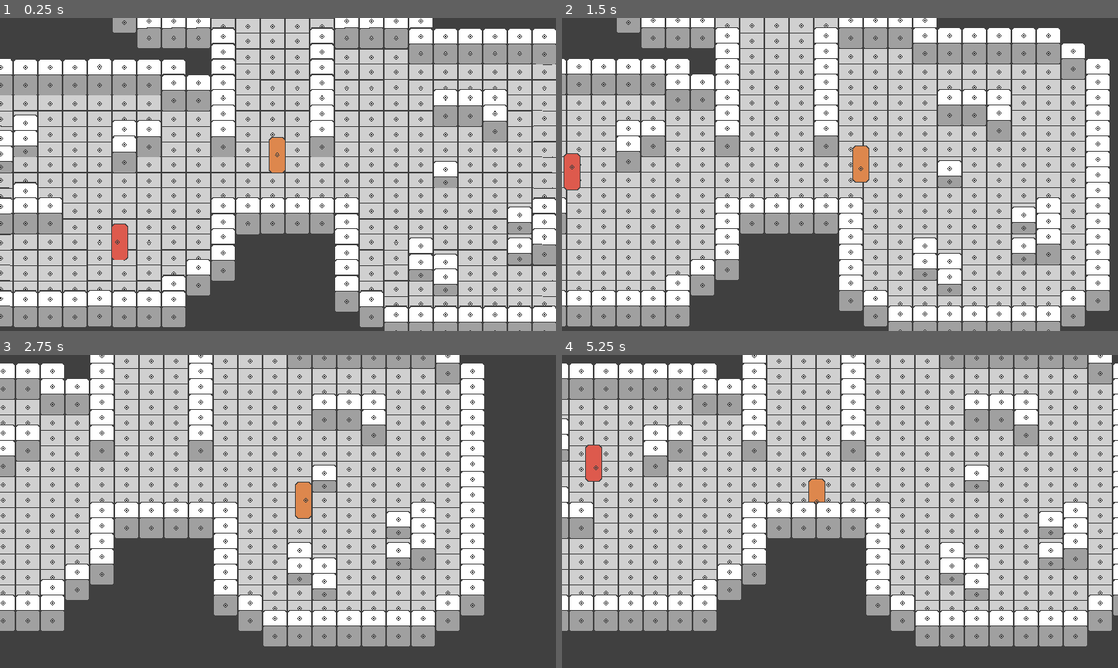
Above: before the commit, frames 1-4 (two rows, left to right).
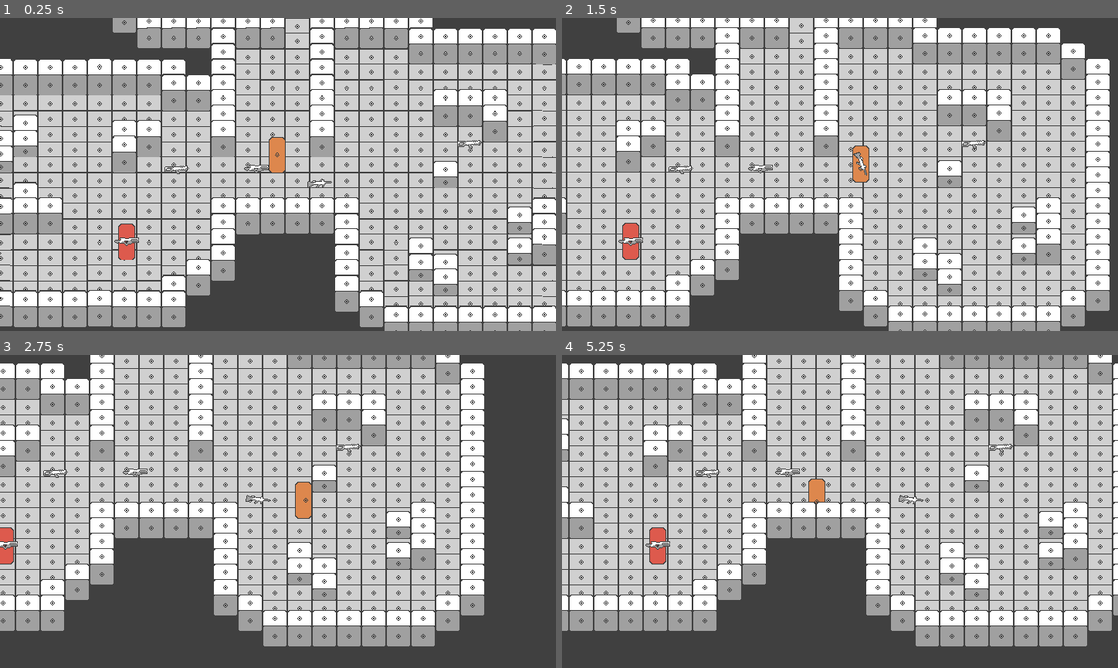
Above: after the commit, the same moments.

Repository: YugamiShinku/space_defender
Game: Godot game, scene res://scenes/level/white_box.tscn
The game is run twice, just before and just after one commit, with the same random seed, the same clock (stepped at 60 frames per second) and the same inputs.
Inputs:
- Up to frame 1 (0.25 s): no input
- Up to frame 2 (1.5 s): hold D (move_right) 0.53-1.28 s; hold G (drop) 0.53-1.28 s; tap E (equip) at 0.8, 1.35 s; hold S (move_down) from 1.28 s (still down)
- Up to frame 3 (2.75 s): tap Space (shoot) at 1.55 s; release S (move_down) at 2.03 s; hold D (move_right) from 2.03 s (still down); hold Space (shoot) from 2.03 s (still down); tap G (drop) at 2.3 s
- Up to frame 4 (5.25 s): release D (move_right) at 2.78 s; release Space (shoot) at 2.78 s; hold W (move_up) 2.78-3.53 s; tap G (drop) at 2.85, 4.55 s; tap E (equip) at 3.05 s; hold E (equip) 3.53-4.28 s; hold A (move_left) 3.53-5.03 s; tap Space (shoot) at 3.8, 4.35 s; hold S (move_down) from 5.03 s (still down); hold Q (switch) from 5.03 s (still down)

The runs differ from the first frame. In frame 1, 1.7% of the frame differs, in the area x 0-87%, y 0-78%; in frame 2, 2.0%, in the area x 0-77%, y 0-78%; in frame 3, 0.6%; in frame 4, 1.0%.

Commit message:
raycast for pickup; detection; aim

Diff:
--- a/scenes/actor/enemy/enemy.tscn
+++ b/scenes/actor/enemy/enemy.tscn
@@ -390,7 +390,7 @@
 radius = 50.0
 
 [sub_resource type="CircleShape2D" id="CircleShape2D_eathr"]
-radius = 150.0
+radius = 200.0
 
 [sub_resource type="CapsuleShape2D" id="CapsuleShape2D_q2h73"]
 height = 46.0
@@ -402,11 +402,12 @@
 weapon_position = NodePath("Marker2D (Weapon)")
 weapon_detector = NodePath("Area2D (Pickup)")
 enemy_detector = NodePath("Area2D (Detector)")
+movement_speed = 100.0
 
 [node name="NavigationAgent2D" type="NavigationAgent2D" parent="."]
+avoidance_enabled = true
 
 [node name="CollisionShape2D" type="CollisionShape2D" parent="."]
-visible = false
 position = Vector2(0, -10)
 rotation = 1.5708
 shape = SubResource("CapsuleShape2D_4mfkd")
@@ -434,29 +435,39 @@
 [node name="Marker2D (Weapon)" type="Marker2D" parent="."]
 position = Vector2(0, -24)
 
-[node name="VisionRays" type="Node2D" parent="."]
-
-[node name="Area2D (Pickup)" type="Area2D" parent="."]
+[node name="RayCast2D (Pickup)" type="RayCast2D" parent="."]
+position = Vector2(0, -18)
+target_position = Vector2(0, 0)
+
+[node name="Area2D (Pickup)" type="Area2D" parent="." node_paths=PackedStringArray("ray_cast")]
 collision_layer = 0
 collision_mask = 8
 monitorable = false
 script = ExtResource("5_qtsib")
+ray_cast = NodePath("../RayCast2D (Pickup)")
 
 [node name="CollisionShape2D" type="CollisionShape2D" parent="Area2D (Pickup)"]
 position = Vector2(0, -24)
 shape = SubResource("CircleShape2D_khmag")
 
-[node name="Area2D (Detector)" type="Area2D" parent="."]
+[node name="RayCast2D (Detector)" type="RayCast2D" parent="."]
+position = Vector2(0, -18)
+target_position = Vector2(0, 0)
+
+[node name="Area2D (Detector)" type="Area2D" parent="." node_paths=PackedStringArray("ray_cast")]
+visible = false
 collision_layer = 0
 collision_mask = 2
 monitorable = false
 script = ExtResource("5_qtsib")
+ray_cast = NodePath("../RayCast2D (Detector)")
 
 [node name="CollisionShape2D" type="CollisionShape2D" parent="Area2D (Detector)"]
 position = Vector2(0, -24)
 shape = SubResource("CircleShape2D_eathr")
 
 [node name="Area2D (Hit Box)" type="Area2D" parent="."]
+visible = false
 collision_layer = 16
 collision_mask = 0
 
--- a/scenes/actor/player/player.tscn
+++ b/scenes/actor/player/player.tscn
@@ -445,27 +445,39 @@
 
 [node name="AudioListener2D" type="AudioListener2D" parent="."]
 
-[node name="Area2D (Pickup)" type="Area2D" parent="."]
+[node name="RayCast2D (Pickup)" type="RayCast2D" parent="."]
+position = Vector2(0, -15)
+target_position = Vector2(0, 0)
+
+[node name="Area2D (Pickup)" type="Area2D" parent="." node_paths=PackedStringArray("ray_cast")]
 collision_layer = 0
 collision_mask = 8
 monitorable = false
 script = ExtResource("6_45651")
+ray_cast = NodePath("../RayCast2D (Detector)")
 
 [node name="CollisionShape2D" type="CollisionShape2D" parent="Area2D (Pickup)"]
 position = Vector2(0, -24)
 shape = SubResource("CircleShape2D_3mip4")
 
-[node name="Area2D (Detector)" type="Area2D" parent="."]
+[node name="RayCast2D (Detector)" type="RayCast2D" parent="."]
+position = Vector2(0, -15)
+target_position = Vector2(0, 0)
+
+[node name="Area2D (Detector)" type="Area2D" parent="." node_paths=PackedStringArray("ray_cast")]
+visible = false
 collision_layer = 0
 collision_mask = 4
 monitorable = false
 script = ExtResource("6_45651")
+ray_cast = NodePath("../RayCast2D (Detector)")
 
 [node name="CollisionShape2D" type="CollisionShape2D" parent="Area2D (Detector)"]
 position = Vector2(0, -24)
 shape = SubResource("CircleShape2D_385dm")
 
 [node name="Area2D (Hit Box)" type="Area2D" parent="."]
+visible = false
 collision_layer = 16
 collision_mask = 0
 
--- a/scenes/level/white_box.tscn
+++ b/scenes/level/white_box.tscn
@@ -1,18 +1,17 @@
-[gd_scene load_steps=10 format=4 uid="uid://bdf8lrfvpdl88"]
+[gd_scene load_steps=9 format=4 uid="uid://bdf8lrfvpdl88"]
 
 [ext_resource type="TileSet" uid="uid://d2gtfu8hufh0j" path="res://tilesets/floor_tileset.tres" id="1_0pk08"]
 [ext_resource type="TileSet" uid="uid://w1fmige5xhdu" path="res://tilesets/wall_tileset.tres" id="2_4basl"]
 [ext_resource type="PackedScene" uid="uid://cwag33x4rk4mh" path="res://scenes/actor/player/player.tscn" id="3_5kadq"]
 [ext_resource type="PackedScene" uid="uid://bp0ocsulst6fr" path="res://scenes/actor/enemy/enemy.tscn" id="4_gsknb"]
-[ext_resource type="Script" uid="uid://cs41wxl0u4rjr" path="res://scripts/utils/navigation_region_2d_generator.gd" id="5_b1myy"]
 [ext_resource type="PackedScene" uid="uid://crq8j7te7os34" path="res://scenes/weapon/weapon1.tscn" id="6_rvwky"]
 [ext_resource type="PackedScene" uid="uid://csk54rbc5onda" path="res://scenes/weapon/weapon2.tscn" id="7_ruxv4"]
 [ext_resource type="PackedScene" uid="uid://b33drci8du64q" path="res://scenes/weapon/weapon3.tscn" id="8_0pk08"]
 
 [sub_resource type="NavigationPolygon" id="NavigationPolygon_4mfkd"]
-vertices = PackedVector2Array(-149.5, -89.7109, -117.039, -90.6797, -117.953, 103.32, -149, 104.32, -386, 107.32, -149, 127.07, -386, 128.922, -417, 106.32, -417, -88.2969, -385.469, -89.2891, -384.477, -109.031, -150.508, -109.961)
-polygons = Array[PackedInt32Array]([PackedInt32Array(0, 1, 2, 3, 4), PackedInt32Array(5, 6, 4, 3), PackedInt32Array(4, 7, 8, 9, 0), PackedInt32Array(0, 9, 10, 11)])
-outlines = Array[PackedVector2Array]([PackedVector2Array(-394, -119, -141, -120, -140, -100, -107, -101, -108, 113, -139, 114, -139, 137, -396, 139, -396, 117, -427, 116, -427, -98, -395, -99)])
+vertices = PackedVector2Array(-384.477, -109.031, -149.562, -91, -86.9531, -84.0391, -128.5, -65.3281, -214.25, -62.6875, -288.492, -63.8906, -385.469, -89.2891, -163.438, -4, -86.0391, 91.9766, -149, 105.977, -258.953, 76, -254.953, 36, -212.75, -4, -130.492, -23.3906, -405, -21.6719, -374, -22.6719, -374, -3, -376.461, 34, -386, 107.32, -162.469, -25.3828, -149, 127.07, -386, 128.922, -370.727, 76, -341, 12.3281, -341, 34, -417, 106.32, -417, -88.2969, -290.469, -24.2969, -288.906, 36, -290.852, 15.5703, -322.492, -3, -150.508, -109.961, -405, -65.1016, -321.469, -23.2969)
+polygons = Array[PackedInt32Array]([PackedInt32Array(0, 1, 2, 3, 4, 5, 6), PackedInt32Array(7, 8, 9, 10, 11, 12), PackedInt32Array(3, 2, 8, 13), PackedInt32Array(14, 15, 16, 17, 18), PackedInt32Array(7, 19, 13, 8), PackedInt32Array(10, 9, 20, 21, 18, 22), PackedInt32Array(23, 24, 17, 16), PackedInt32Array(18, 25, 26, 14), PackedInt32Array(27, 5, 4, 12, 11, 28, 29), PackedInt32Array(27, 29, 23, 30), PackedInt32Array(0, 31, 1), PackedInt32Array(6, 5, 32, 26), PackedInt32Array(30, 33, 27), PackedInt32Array(16, 30, 23), PackedInt32Array(17, 22, 18), PackedInt32Array(26, 32, 14)])
+outlines = Array[PackedVector2Array]([PackedVector2Array(-394, -119, -141, -120, -140, -100, -77, -93, -76, 100, -139, 114, -139, 137, -396, 139, -396, 117, -427, 116, -427, -98, -395, -99), PackedVector2Array(-203, -14, -173, -14, -172, -36, -140, -34, -139, -55, -204, -53), PackedVector2Array(-395, -32, -364, -33, -364, -13, -332, -13, -331, -33, -300, -34, -299, -54, -395, -55), PackedVector2Array(-362, 66, -268, 66, -266, 46, -298, 46, -300, 25, -331, 23, -331, 44, -365, 44)])
 
 [node name="white_box" type="Node2D"]
 y_sort_enabled = true
@@ -32,32 +31,35 @@
 [node name="Wall Layer" type="TileMapLayer" parent="TileMap"]
 y_sort_enabled = true
 position = Vector2(-125, -119)
-tile_map_data = PackedByteArray("AAD/////AAAAAAAAAAD//wAAAAA …(2896 unchanged characters)… AAAAAAAAKAAsAAAAAAAAAAAAOAAMAAAAAAAAAAAA=")
+tile_map_data = PackedByteArray("AAD/////AAAAAAAAAAD//wAAAAA …(2896 unchanged characters)… AAAAAAAAKAAsAAAAAAAAAAAAOAAMAAAAAAAAAAAAKAPz/AAAAAAAAAAAOAPz/AAAAAAAAAAALAPz/AAAAAAAAAAAMAPz/AAAAAAAAAAA=")
 tile_set = ExtResource("2_4basl")
 
 [node name="player" parent="." instance=ExtResource("3_5kadq")]
 position = Vector2(281, -4)
 
-[node name="enemy" parent="." node_paths=PackedStringArray("target") instance=ExtResource("4_gsknb")]
-position = Vector2(87, 108)
-target = NodePath("../player")
-movement_speed = 100.0
+[node name="enemy" parent="." instance=ExtResource("4_gsknb")]
+position = Vector2(86, 108)
+health = 250.0
+movement_speed = 0.0
 
-[node name="CanvasModulate" type="CanvasModulate" parent="."]
-visible = false
-color = Color(0.188235, 0.188235, 0.188235, 1)
-
-[node name="NavigationRegion2D" type="NavigationRegion2D" parent="." node_paths=PackedStringArray("root_node")]
+[node name="NavigationRegion2D" type="NavigationRegion2D" parent="."]
 position = Vector2(270, 8)
 navigation_polygon = SubResource("NavigationPolygon_4mfkd")
-script = ExtResource("5_b1myy")
-root_node = NodePath("../TileMap")
 
 [node name="weapon1" parent="." instance=ExtResource("6_rvwky")]
-position = Vector2(211, -274.5)
+position = Vector2(-92, 101)
+
+[node name="weapon4" parent="." instance=ExtResource("6_rvwky")]
+position = Vector2(336, 9)
+
+[node name="weapon5" parent="." instance=ExtResource("7_ruxv4")]
+position = Vector2(530, -42)
+
+[node name="weapon6" parent="." instance=ExtResource("8_0pk08")]
+position = Vector2(254, -10)
 
 [node name="weapon2" parent="." instance=ExtResource("7_ruxv4")]
-position = Vector2(212, -243)
+position = Vector2(151, -9)
 
 [node name="weapon3" parent="." instance=ExtResource("8_0pk08")]
-position = Vector2(212, -223)
+position = Vector2(87, 42)
--- a/scripts/actor/actor_detector.gd
+++ b/scripts/actor/actor_detector.gd
@@ -1,24 +1,38 @@
 class_name ActorDetector extends Area2D
 
-var targets: Array[Node2D] = []
+@export var ray_cast: RayCast2D
+
+var _targets: Array[Node2D] = []
+
+func _is_target_acceptable(target: Node2D) -> bool:
+	ray_cast.target_position = to_local(target.global_position)
+	ray_cast.force_raycast_update()
+	return !ray_cast.is_colliding()
 
 func _on_area_entered(area: Area2D) -> void:
-	targets.append(area.get_parent())
+	ray_cast.target_position = to_local(area.global_position)
+	ray_cast.force_raycast_update()
+	_targets.append(area.get_parent())
 
 func _on_area_exited(area: Area2D) -> void:
-	targets.erase(area.get_parent())
+	_targets.erase(area.get_parent())
 
 func _on_body_entered(body: Node2D) -> void:
-	targets.append(body)
+	ray_cast.target_position = to_local(body.global_position)
+	ray_cast.force_raycast_update()
+	_targets.append(body)
 
 func _on_body_exited(body: Node2D) -> void:
-	targets.erase(body)
+	_targets.erase(body)
+
+func get_targets() -> Array[Node2D]:
+	return _targets.filter(_is_target_acceptable)
 
 func get_nearest_target() -> Node2D:
 	var nearest_target: Node2D = null
 	var min_distance: float = INF
 
-	for target in targets:
+	for target in get_targets():
 		var distance = global_position.distance_to(target.global_position)
 		if distance < min_distance:
 			min_distance = distance
--- a/scripts/actor/actor_equipment.gd
+++ b/scripts/actor/actor_equipment.gd
@@ -1,6 +1,5 @@
 class_name ActorEquipment extends ActorMovement
 
-@export_category("Equipment")
 @export var max_weapons: int = 2
 @export var weapon_rotation_speed: float = 7.5
 
@@ -27,7 +26,6 @@
 	weapon_to_drop.visible = true
 	weapon_to_drop.setup_pickable(true)
 
-	# Переключаемся на следующее оружие
 	if weapons.size() > 0:
 		current_weapon_i = clamp(current_weapon_i, 0, weapons.size() - 1)
 		switch_weapon(current_weapon_i)
@@ -35,12 +33,13 @@
 		current_weapon_i = -1
 
 func pickup_nearest_weapon():
-	if weapon_detector.targets.is_empty(): return
+	if weapon_detector.get_targets().is_empty(): return
 
 	if weapons.size() >= max_weapons:
 		drop_current_weapon()
 
 	var weapon = weapon_detector.get_nearest_target()
+	if !weapon: return
 	weapon.get_parent().remove_child(weapon)
 	weapon_position.add_child(weapon)
 	weapon.global_position = weapon_position.global_position
--- a/scripts/actor/actor_health.gd
+++ b/scripts/actor/actor_health.gd
@@ -1,6 +1,5 @@
 class_name ActorHealth extends ActorEquipment
 
-@export_category("Health")
 @export var health: float = 100.0
 
 func _physics_process(delta: float) -> void:
@@ -8,6 +7,9 @@
 
 func take_damage(damage):
 	health -= damage
+	print(health)
+	if is_dead():
+		self.queue_free()
 
 func is_dead() -> bool:
 	return health <= 0
--- a/scripts/actor/actor_movement.gd
+++ b/scripts/actor/actor_movement.gd
@@ -1,6 +1,5 @@
 class_name ActorMovement extends CharacterBody2D
 
-@export_category("Movement")
 @export var movement_speed: float = 150.0
 @export var movement_acceleration: float = 5.0
 @export var movement_deceleration: float = 10.0
--- a/scripts/actor/enemy/enemy_controller.gd
+++ b/scripts/actor/enemy/enemy_controller.gd
@@ -1,80 +1,24 @@
 class_name EnemyController extends ActorController
 
-@export var target: Node2D
-@export var vision_range: float = 300.0
-@export var vision_angle: float = 120.0
+@onready var navigation_agent: NavigationAgent2D = $NavigationAgent2D
 
-@onready var navigation_agent: NavigationAgent2D = $NavigationAgent2D
-@onready var vision_rays: Node2D = $VisionRays
-
-var can_see_target: bool = false
-var last_target_position: Vector2
-var current_direction: Vector2 = Vector2.ZERO
-
-func setup_vision_rays():
-	# Создаем лучи для периферийного зрения
-	for i in range(-2, 3):
-		var new_ray = RayCast2D.new()
-		new_ray.name = "VisionRay%d" % i
-		vision_rays.add_child(new_ray)
-
-func _ready():
-	navigation_agent.avoidance_enabled = true
-	navigation_agent.radius = 10.0
-	navigation_agent.path_desired_distance = 4.0
-	navigation_agent.target_desired_distance = 10.0
-	navigation_agent.max_speed = movement_speed
-	setup_vision_rays()
-
-func update_rotation():
-	if self.velocity.length() > 0:
-		current_direction = velocity.normalized()
-	# Обновляем направление лучей
-	for i in range(vision_rays.get_child_count()):
-		var ray = vision_rays.get_child(i)
-		var angle = deg_to_rad(i * 30)  # Лучи через каждые 30 градусов
-		ray.target_position = current_direction.rotated(angle) * vision_range
-
-func rad_to_dir(angle: float) -> float:
-	return wrapf(angle, -PI, PI) * 180 / PI
-
-func update_vision():
-	can_see_target = false
-	var to_target = target.global_position - self.global_position
-	var distance = to_target.length()
-
-	if distance > vision_range:
-		return
-
-	var angle_to_target = rad_to_dir(current_direction.angle_to(to_target.normalized()))
-	if abs(angle_to_target) > vision_angle / 2:
-		return
-
-	for ray in vision_rays.get_children():
-		ray.force_raycast_update()
-		if ray.is_colliding():
-			can_see_target = true
-			last_target_position = target.global_position
-			break
-
-func update_navigation():
-	if can_see_target:
-		navigation_agent.target_position = target.global_position
-	elif navigation_agent.is_navigation_finished():
-		navigation_agent.target_position = last_target_position
+func _update_navigation():
+	var target = enemy_detector.get_nearest_target()
+	var stop_distance = _get_current_weapon().bullet_max_distance_range.y if _get_current_weapon() else navigation_agent.target_desired_distance
+	if target:
+		var target_position = target.global_position
+		target_position = target_position - global_position.direction_to(target_position) * stop_distance
+		navigation_agent.target_position = target_position
 
 func _setup_movement_direction():
 	movement_direction = global_position.direction_to(navigation_agent.get_next_path_position()).normalized()
 
 func _physics_process(delta: float) -> void:
 	pickup_nearest_weapon()
-	if !enemy_detector.targets.is_empty() && _get_current_weapon():
-		if  _get_current_weapon().has_method("shoot"):
-			var shoot_direction = Vector2.RIGHT.rotated( _get_current_weapon().global_rotation)
-			_get_current_weapon().shoot(shoot_direction)
 
+	if enemy_detector.get_nearest_target() && _get_current_weapon():
+		var shoot_direction = Vector2.RIGHT.rotated( _get_current_weapon().global_rotation)
+		_get_current_weapon().shoot(shoot_direction)
 
-	update_vision()
-	update_navigation()
+	_update_navigation()
 	super._physics_process(delta)
-	update_rotation()
--- a/scripts/weapon/bullet/bullet.gd
+++ b/scripts/weapon/bullet/bullet.gd
@@ -20,17 +20,14 @@
 	_distance_traveled += movement.length()
 
 	if _distance_traveled >= max_distance:
-		_destroy()
-
-func _destroy() -> void:
-	queue_free()
+		queue_free()
 
 func _on_area_2d_body_entered(body: Node2D) -> void:
 	if body.has_method("take_damage"):
 		body.take_damage(damage)
-	_destroy()
+	queue_free()
 
 func _on_area_2d_area_entered(area: Area2D) -> void:
 	if area.has_method("take_damage"):
 		area.take_damage(damage)
-	_destroy()
+	queue_free()
